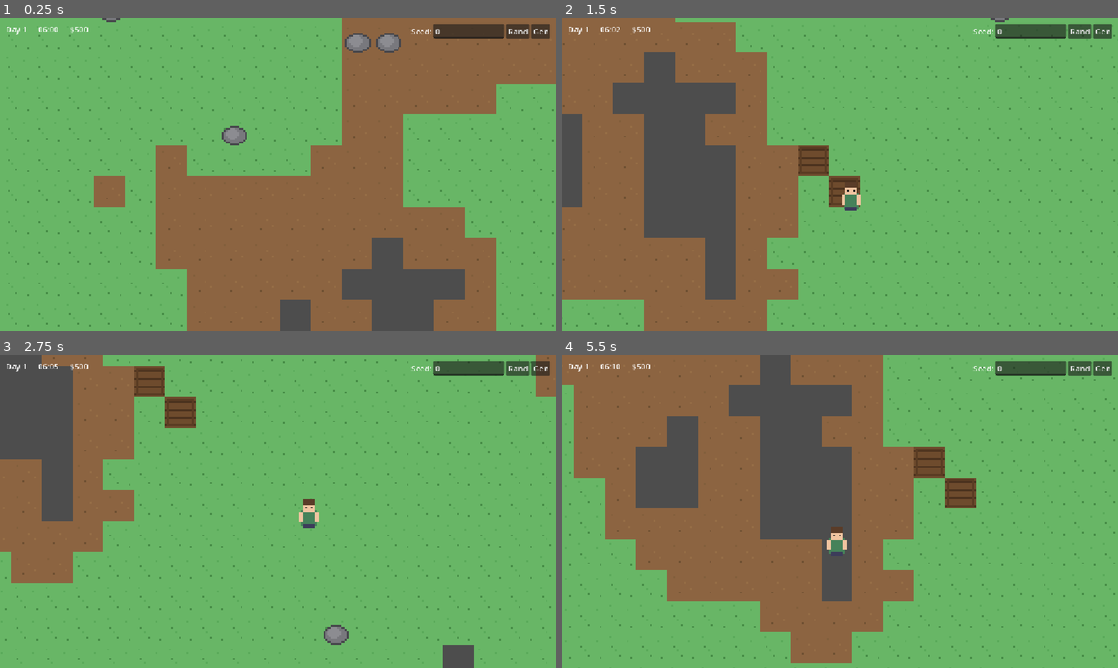
Above: before the commit, frames 1-4 (two rows, left to right).
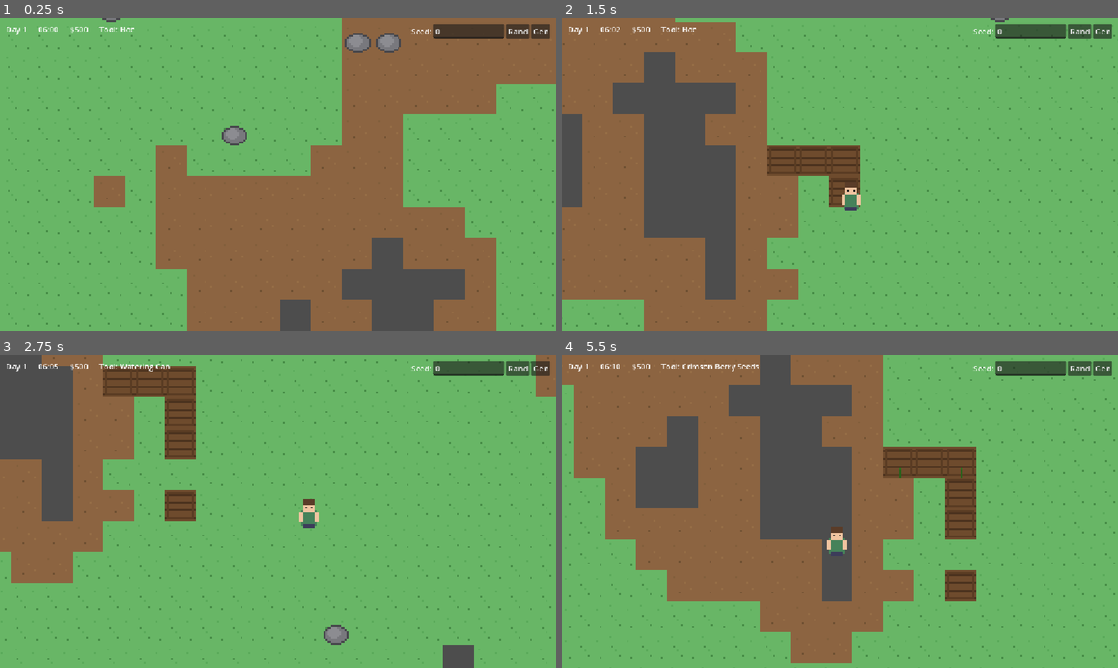
Above: after the commit, the same moments.

Repository: chrisriv10/Isles-of-Inconstance
Game: Godot game, scene res://scenes/Main.tscn
Same seed, same stepped clock (60 frames per second), same inputs: the game is played once before the commit and once after it.
Inputs:
- Up to frame 1 (0.25 s): no input
- Up to frame 2 (1.5 s): tap Enter at 0.5 s; hold D (move_right) 0.53-1.28 s; hold E (interact) 0.53-1.28 s; tap Space at 0.77, 1.07 s; tap F (till) at 0.8, 1.35 s; hold S (move_down) from 1.28 s (still down)
- Up to frame 3 (2.75 s): tap Space at 1.52, 1.82 s; tap 1 at 1.55, 2.1 s; release S (move_down) at 2.03 s; hold D (move_right) from 2.03 s (still down); tap 2 at 2.3 s
- Up to frame 4 (5.5 s): release D (move_right) at 2.78 s; hold W (move_up) 2.78-3.53 s; tap 2 at 2.85 s; tap Space at 3.02, 3.32, 3.77, 4.07, 4.52, 4.82, 5.3 s; tap 3 at 3.05, 3.6 s; hold A (move_left) 3.53-5.03 s; tap 4 at 3.8, 4.35 s; tap 5 at 4.55, 5.1 s; hold S (move_down) from 5.03 s (still down)

The runs differ from the first frame. In frame 1, less than 0.1% of the frame differs, in the area x 17-25%, y 2-5%; in frame 2, 1.1%; in frame 3, 2.3%; in frame 4, 2.4%, in the area x 17-75%, y 2-79%.

Commit message:
Add crop system, soil data, procedural crop generator and update existing scripts/scenes

Diff:
--- a/scenes/ui/HUD.tscn
+++ b/scenes/ui/HUD.tscn
@@ -35,6 +35,11 @@
 unique_name_in_owner = true
 layout_mode = 2
 text = "$500"
+
+[node name="ToolLabel" type="Label" parent="Root/TopBar"]
+unique_name_in_owner = true
+layout_mode = 2
+text = "Tool: Hoe"
 
 [node name="InteractionPrompt" type="Label" parent="Root"]
 unique_name_in_owner = true
--- /dev/null
+++ b/scenes/world/Crop.tscn
@@ -0,0 +1,8 @@
+[gd_scene load_steps=3 format=3]
+
+[ext_resource type="Script" path="res://scripts/world/Crop.gd" id="1"]
+
+[node name="Crop" type="Node2D"]
+script = ExtResource("1")
+
+[node name="Sprite2D" type="Sprite2D" parent="."]
--- a/scripts/autoload/DataManager.gd
+++ b/scripts/autoload/DataManager.gd
@@ -9,9 +9,11 @@
 var crops: Dictionary = {}       # id -> CropData
 var tile_types: Dictionary = {}  # id -> TileTypeData
 
+# The 3 crops generated for the current session, in slot order.
+var procedural_crops: Array[CropData] = []
+
 func _ready() -> void:
 	_register_default_tile_types()
-	_register_default_items()
 	_register_default_crops()
 
 # ---------------------------------------------------------------------------
@@ -42,6 +44,9 @@
 
 func get_all_tile_types() -> Array:
 	return tile_types.values()
+
+func get_procedural_crops() -> Array[CropData]:
+	return procedural_crops
 
 # ---------------------------------------------------------------------------
 # Default placeholder content.
@@ -112,34 +117,17 @@
 	# Tilled soil doesn't spawn naturally, so it has no noise range.
 	register_tile_type(tilled)
 
-func _register_default_items() -> void:
-	var seed_item := ItemData.new()
-	seed_item.id = "basic_seed"
-	seed_item.display_name = "Basic Seed"
-	seed_item.stack_size = 99
-	seed_item.sell_price = 2
-	register_item(seed_item)
-
-	var crop_yield := ItemData.new()
-	crop_yield.id = "basic_crop"
-	crop_yield.display_name = "Basic Crop"
-	crop_yield.stack_size = 99
-	crop_yield.sell_price = 10
-	register_item(crop_yield)
+	var watered_tilled := TileTypeData.new()
+	watered_tilled.id = "watered_tilled"
+	watered_tilled.atlas_coords = Vector2i(7, 0)
+	watered_tilled.walkable = true
+	watered_tilled.tillable = false
+	register_tile_type(watered_tilled)
 
 func _register_default_crops() -> void:
-	var crop := CropData.new()
-	crop.id = "basic_crop"
-	crop.display_name = "Basic Crop"
-	crop.days_to_grow = 4
-	crop.yield_item_id = "basic_crop"
-	crop.yield_amount = 1
-	var sheet := load("res://assets/sprites/crop_stages.png")
-	if sheet:
-		# Split the 64x16 sheet into 4 16x16 stage textures.
-		for i in range(4):
-			var atlas := AtlasTexture.new()
-			atlas.atlas = sheet
-			atlas.region = Rect2(i * 16, 0, 16, 16)
-			crop.growth_stage_textures.append(atlas)
-	register_crop(crop)
+	## Uses ProceduralCropGenerator to generate 3 unique crops each session.
+	## The RNG is seeded from OS time so every launch is different.
+	var rng := RandomNumberGenerator.new()
+	rng.randomize()
+	var generator := ProceduralCropGenerator.new()
+	procedural_crops = generator.generate_batch(3, rng)
--- a/scripts/data/CropData.gd
+++ b/scripts/data/CropData.gd
@@ -12,6 +12,16 @@
 @export var yield_amount: int = 1
 @export var regrows: bool = false
 @export var regrow_days: int = 2
+@export var requires_water: bool = true
+@export var modulate_color: Color = Color.WHITE
+
+# Procedural identity – populated by ProceduralCropGenerator
+@export var rarity: String = "Common"
+@export var color_trait: String = ""
+@export var shape_trait: String = ""
+@export var size_trait: String = ""
+@export var special_effect: String = ""
+@export var seed_item_id: String = ""     # ID of the matching seed item
 
 func get_stage_count() -> int:
 	return growth_stage_textures.size()
--- /dev/null
+++ b/scripts/data/CropTrait.gd
@@ -0,0 +1,28 @@
+extends Resource
+class_name CropTrait
+
+enum TraitType { PREFIX, ROOT }
+
+@export var type: TraitType = TraitType.PREFIX
+@export var name_part: String = ""
+@export var rarity_weight: int = 10 # Higher = more common
+
+# Identity / Text
+@export var color_trait: String = ""
+@export var shape_trait: String = ""
+@export var size_trait: String = ""
+@export var special_effect: String = ""
+
+# Visuals
+@export var modulate_color: Color = Color.WHITE
+
+# Stats Modifiers
+@export var days_to_grow_mod: int = 0
+@export var yield_amount_mod: int = 0
+@export var value_multiplier: float = 1.0
+
+# Booleans (can be overridden)
+# -1 means "don't override", 0 means false, 1 means true
+@export var requires_water_override: int = -1
+@export var regrows_override: int = -1
+@export var regrow_days_override: int = -1
--- a/scripts/player/Player.gd
+++ b/scripts/player/Player.gd
@@ -5,6 +5,10 @@
 ## World.gd - Player just asks those systems to act.
 
 signal facing_changed(direction: Vector2)
+signal active_tool_changed(tool_name: String)
+
+## Tools: 0=None, 1=Hoe, 2=WateringCan, 3-5=Seed slots driven by DataManager.procedural_crops
+enum Tool { NONE, HOE, WATERING_CAN, SEED_SLOT_1, SEED_SLOT_2, SEED_SLOT_3 }
 
 @export var speed: float = 90.0
 
@@ -12,6 +16,13 @@
 @onready var sprite: Sprite2D = $Sprite2D
 
 var facing_direction: Vector2 = Vector2.DOWN
+var active_tool: Tool = Tool.HOE
+
+func _ready() -> void:
+	call_deferred("_emit_initial_tool")
+
+func _emit_initial_tool() -> void:
+	_update_tool_ui()
 
 func _physics_process(_delta: float) -> void:
 	var input_direction := _get_input_direction()
@@ -26,8 +37,51 @@
 func _unhandled_input(event: InputEvent) -> void:
 	if event.is_action_pressed("interact"):
 		_try_interact()
-	if event.is_action_pressed("till"):
-		_try_till()
+	if event.is_action_pressed("till") or (event is InputEventKey and event.pressed and event.keycode == KEY_SPACE):
+		_try_use_tool()
+
+	if event is InputEventKey and event.pressed:
+		match event.keycode:
+			KEY_1: _set_tool(Tool.HOE)
+			KEY_2: _set_tool(Tool.WATERING_CAN)
+			KEY_3: _set_tool(Tool.SEED_SLOT_1)
+			KEY_4: _set_tool(Tool.SEED_SLOT_2)
+			KEY_5: _set_tool(Tool.SEED_SLOT_3)
+
+func _set_tool(tool: Tool) -> void:
+	active_tool = tool
+	_update_tool_ui()
+
+func _update_tool_ui() -> void:
+	var tool_name := "None"
+	match active_tool:
+		Tool.HOE:
+			tool_name = "Hoe"
+		Tool.WATERING_CAN:
+			tool_name = "Watering Can"
+		Tool.SEED_SLOT_1, Tool.SEED_SLOT_2, Tool.SEED_SLOT_3:
+			var crop := _get_crop_for_active_slot()
+			if crop:
+				tool_name = crop.display_name + " Seeds"
+			else:
+				tool_name = "Empty Slot"
+	active_tool_changed.emit(tool_name)
+
+func _get_crop_for_active_slot() -> CropData:
+	var slot_index := _tool_to_slot_index(active_tool)
+	if slot_index < 0:
+		return null
+	var proc_crops := DataManager.get_procedural_crops()
+	if slot_index < proc_crops.size():
+		return proc_crops[slot_index]
+	return null
+
+func _tool_to_slot_index(tool: Tool) -> int:
+	match tool:
+		Tool.SEED_SLOT_1: return 0
+		Tool.SEED_SLOT_2: return 1
+		Tool.SEED_SLOT_3: return 2
+	return -1
 
 func _get_input_direction() -> Vector2:
 	var dir := Vector2.ZERO
@@ -41,10 +95,28 @@
 
 func _try_interact() -> void:
 	if interactor and interactor.has_method("interact_with_nearest"):
-		interactor.interact_with_nearest()
+		var interacted: bool = interactor.interact_with_nearest()
+		if not interacted:
+			var world := get_tree().get_first_node_in_group("world")
+			if world and world.has_method("harvest_crop"):
+				var target_pos: Vector2 = global_position + facing_direction * 16.0
+				world.harvest_crop(target_pos)
 
-func _try_till() -> void:
+func _try_use_tool() -> void:
 	var world := get_tree().get_first_node_in_group("world")
-	if world and world.has_method("till_tile"):
-		var target_pos: Vector2 = global_position + facing_direction * 16.0
-		world.till_tile(target_pos)
+	if not world:
+		return
+
+	var target_pos: Vector2 = global_position + facing_direction * 16.0
+
+	match active_tool:
+		Tool.HOE:
+			if world.has_method("till_tile"):
+				world.till_tile(target_pos)
+		Tool.WATERING_CAN:
+			if world.has_method("water_tile"):
+				world.water_tile(target_pos)
+		Tool.SEED_SLOT_1, Tool.SEED_SLOT_2, Tool.SEED_SLOT_3:
+			var crop := _get_crop_for_active_slot()
+			if crop and world.has_method("plant_seed"):
+				world.plant_seed(target_pos, crop.id)
--- a/scripts/player/PlayerInteractor.gd
+++ b/scripts/player/PlayerInteractor.gd
@@ -38,10 +38,12 @@
 			nearest_dist = dist
 	return nearest
 
-func interact_with_nearest() -> void:
+func interact_with_nearest() -> bool:
 	var target := get_nearest()
 	if target and target.can_interact():
 		target.interact(get_owner())
 		if target.single_use:
 			_nearby.erase(target)
 			interactable_out_of_range.emit()
+		return true
+	return false
--- a/scripts/ui/HUD.gd
+++ b/scripts/ui/HUD.gd
@@ -13,6 +13,7 @@
 @onready var seed_input: LineEdit = %SeedInput
 @onready var random_button: Button = %RandomButton
 @onready var regenerate_button: Button = %RegenerateButton
+@onready var tool_label: Label = %ToolLabel
 
 func _ready() -> void:
 	GameManager.day_changed.connect(_on_day_changed)
@@ -30,10 +31,16 @@
 
 	var player := get_tree().get_first_node_in_group("player")
 	if player:
+		if player.has_signal("active_tool_changed"):
+			player.active_tool_changed.connect(_on_active_tool_changed)
+
 		var interactor: Area2D = player.get_node_or_null("Interactor")
 		if interactor:
 			interactor.interactable_in_range.connect(_on_interactable_in_range)
 			interactor.interactable_out_of_range.connect(_on_interactable_out_of_range)
+
+func _on_active_tool_changed(tool_name: String) -> void:
+	tool_label.text = "Tool: " + tool_name
 
 func set_seed_display(seed_value: int) -> void:
 	seed_input.text = str(seed_value)
--- /dev/null
+++ b/scripts/world/Crop.gd
@@ -0,0 +1,36 @@
+extends Node2D
+class_name Crop
+
+@onready var sprite: Sprite2D = $Sprite2D
+
+var crop_id: String = ""
+var days_grown: int = 0
+
+func setup(p_crop_id: String, p_days_grown: int = 0) -> void:
+	crop_id = p_crop_id
+	days_grown = p_days_grown
+	_update_visuals()
+
+func grow() -> void:
+	days_grown += 1
+	_update_visuals()
+
+func is_mature() -> bool:
+	var crop_data := DataManager.get_crop(crop_id)
+	if not crop_data:
+		return false
+	return days_grown >= crop_data.days_to_grow
+
+func harvest() -> void:
+	# Called by World when harvesting.
+	# Reset days_grown if it regrows, or we just rely on World to queue_free() if not.
+	var crop_data := DataManager.get_crop(crop_id)
+	if crop_data and crop_data.regrows:
+		days_grown = crop_data.regrow_days
+		_update_visuals()
+
+func _update_visuals() -> void:
+	var crop_data := DataManager.get_crop(crop_id)
+	if crop_data:
+		sprite.texture = crop_data.get_texture_for_growth(days_grown)
+		sprite.modulate = crop_data.modulate_color
--- /dev/null
+++ b/scripts/world/ProceduralCropGenerator.gd
@@ -0,0 +1,268 @@
+class_name ProceduralCropGenerator
+extends RefCounted
+
+## Generates unique CropData instances by combining PREFIX and ROOT CropTraits.
+## Adding new traits here alone is enough to expand the combinatorial space –
+## no other script needs to change.
+##
+## Rarity is determined by the *lowest* weight among the two chosen traits:
+##   weight >= 40  -> Common
+##   weight >= 20  -> Uncommon
+##   weight >= 8   -> Rare
+##   weight >= 3   -> Epic
+##   weight <  3   -> Legendary
+
+# ---------------------------------------------------------------------------
+# Trait Library
+# ---------------------------------------------------------------------------
+
+var _prefixes: Array[CropTrait] = []
+var _roots: Array[CropTrait] = []
+
+func _init() -> void:
+	_build_prefix_library()
+	_build_root_library()
+
+
+func _build_prefix_library() -> void:
+	# ---- Colors / Themes ----
+	_add_prefix("Azure",    Color(0.3, 0.6, 1.0),  "blue",    "",        "",       0,   0, 1.2, 40)
+	_add_prefix("Crimson",  Color(0.9, 0.2, 0.2),  "red",     "",        "",       0,   0, 1.3, 35)
+	_add_prefix("Golden",   Color(1.0, 0.85, 0.2), "gold",    "",        "",       0,   1, 1.6, 20)
+	_add_prefix("Pale",     Color(0.9, 0.9, 0.8),  "white",   "",        "",       1,   0, 0.9, 40)
+	_add_prefix("Void",     Color(0.15,0.05,0.25), "black",   "",        "",       2,  -1, 2.5, 3)
+	_add_prefix("Ember",    Color(1.0, 0.5, 0.1),  "orange",  "",        "",       0,   0, 1.4, 25)
+	_add_prefix("Verdant",  Color(0.2, 0.8, 0.3),  "green",   "",        "",      -1,   1, 1.1, 45)
+	_add_prefix("Violet",   Color(0.7, 0.3, 0.9),  "purple",  "",        "",       0,   0, 1.35,30)
+	_add_prefix("Ivory",    Color(1.0, 0.95, 0.85),"white",   "",        "lustrous",1,  1, 1.5, 15)
+	_add_prefix("Obsidian", Color(0.1, 0.1, 0.15), "black",   "",        "heavy",  3,  -1, 2.0,  5)
+	_add_prefix("Rose",     Color(1.0, 0.6, 0.7),  "pink",    "",        "",       0,   1, 1.25,35)
+	_add_prefix("Gilded",   Color(1.0, 0.9, 0.3),  "gold",    "",        "shining",0,   2, 2.2,  8)
+	_add_prefix("Ashen",    Color(0.6, 0.6, 0.6),  "gray",    "",        "",       2,  -1, 1.1, 40)
+	_add_prefix("Cobalt",   Color(0.2, 0.35, 0.9), "blue",    "",        "",       1,   0, 1.45,18)
+	_add_prefix("Thorn",    Color(0.45,0.6, 0.3),  "green",   "spiky",   "barbed",-1,   0, 1.55,12)
+	_add_prefix("Twisted",  Color(0.55,0.4, 0.2),  "brown",   "gnarled", "cursed", 3,  -2, 1.8,  8)
+	_add_prefix("Luminous", Color(0.95,0.95,0.5),  "yellow",  "",        "glowing",-2,  0, 1.9,  6)
+	_add_prefix("Shadow",   Color(0.2, 0.1, 0.3),  "dark",    "",        "shadowed",1, -1, 1.7,  9)
+	_add_prefix("Crystal",  Color(0.7, 0.95, 1.0), "clear",   "faceted", "brittle",-3,  0, 3.0,  2)
+	_add_prefix("Fungal",   Color(0.5, 0.7, 0.45), "mottled", "bumpy",   "sporing", 0,  0, 1.15,42, false)
+
+
+func _build_root_library() -> void:
+	# ---- Base Plant Forms ----
+	_add_root("Melon",     2, -1, 1.0, 40, true)
+	_add_root("Berry",     1,  1, 0.9, 45, true,  true, 2)
+	_add_root("Root",      3,  0, 0.85,38, true)
+	_add_root("Vine",      3,  1, 1.0, 35, true)
+	_add_root("Bulb",      2,  0, 0.9, 30, true)
+	_add_root("Stalk",     4, -1, 0.8, 42, true)
+	_add_root("Pod",       2,  1, 1.0, 40, true)
+	_add_root("Bloom",     2,  2, 1.2, 22, true)
+	_add_root("Cactus",    4,  0, 1.1, 38, false)
+	_add_root("Fungus",    3,  0, 0.95,35, false)
+	_add_root("Tuber",     3,  0, 1.0, 40, true)
+	_add_root("Frond",     2,  1, 0.9, 28, true)
+	_add_root("Knob",      2,  0, 0.8, 45, true)
+	_add_root("Cap",       2,  1, 1.05,30, false)
+	_add_root("Sprig",     1,  2, 1.15,20, true,  true, 3)
+	_add_root("Clump",     3, -1, 0.75,45, true)
+	_add_root("Shard",     2,  0, 1.3, 10, false)
+	_add_root("Husk",      4, -2, 0.7, 48, false)
+	_add_root("Plume",     1,  2, 1.4, 15, true)
+	_add_root("Tendril",   3,  1, 1.0, 38, true,  true, 4)
+
+
+# ---------------------------------------------------------------------------
+# Builder Helpers
+# ---------------------------------------------------------------------------
+
+func _add_prefix(name_part: String, color: Color, color_trait: String,
+		shape_trait: String, special_effect: String,
+		days_mod: int, yield_mod: int, value_mult: float,
+		weight: int, requires_water_bool: bool = true) -> void:
+	var t := CropTrait.new()
+	t.type = CropTrait.TraitType.PREFIX
+	t.name_part = name_part
+	t.modulate_color = color
+	t.color_trait = color_trait
+	t.shape_trait = shape_trait
+	t.special_effect = special_effect
+	t.days_to_grow_mod = days_mod
+	t.yield_amount_mod = yield_mod
+	t.value_multiplier = value_mult
+	t.rarity_weight = weight
+	t.requires_water_override = 1 if requires_water_bool else 0
+	_prefixes.append(t)
+
+
+func _add_root(name_part: String, base_days: int, yield_mod: int,
+		value_mult: float, weight: int, requires_water_bool: bool,
+		regrows_bool: bool = false, regrow_days_val: int = 2) -> void:
+	var t := CropTrait.new()
+	t.type = CropTrait.TraitType.ROOT
+	t.name_part = name_part
+	t.days_to_grow_mod = base_days   # ROOT days_mod is the BASE days to grow
+	t.yield_amount_mod = yield_mod
+	t.value_multiplier = value_mult
+	t.rarity_weight = weight
+	t.requires_water_override = 1 if requires_water_bool else 0
+	t.regrows_override = 1 if regrows_bool else 0
+	t.regrow_days_override = regrow_days_val
+	_roots.append(t)
+
+
+# ---------------------------------------------------------------------------
+# Generation
+# ---------------------------------------------------------------------------
+
+## Generates [count] unique CropData+ItemData pairs, registers them with
+## DataManager, and returns the list of generated CropData resources.
+func generate_batch(count: int, rng: RandomNumberGenerator) -> Array[CropData]:
+	var results: Array[CropData] = []
+	var used_names: Dictionary = {}
+
+	var attempts := 0
+	while results.size() < count and attempts < count * 30:
+		attempts += 1
+		var crop := _generate_one(rng)
+		if crop == null or used_names.has(crop.display_name):
+			continue
+		used_names[crop.display_name] = true
+		results.append(crop)
+
+	return results
+
+
+func _generate_one(rng: RandomNumberGenerator) -> CropData:
+	var prefix := _pick_weighted(rng, _prefixes)
+	var root   := _pick_weighted(rng, _roots)
+	if prefix == null or root == null:
+		return null
+
+	var crop_name := prefix.name_part + " " + root.name_part
+	var crop_id   := crop_name.to_lower().replace(" ", "_")
+
+	# -- Build stats --
+	var base_days   := 3 + root.days_to_grow_mod + prefix.days_to_grow_mod
+	var days_final  := clampi(base_days, 1, 14)
+	var yield_final := clampi(1 + root.yield_amount_mod + prefix.yield_amount_mod, 1, 5)
+	var value_mult  := root.value_multiplier * prefix.value_multiplier
+	var base_price  := int(10.0 * value_mult)
+	var requires_water := true
+	if prefix.requires_water_override != -1:
+		requires_water = prefix.requires_water_override == 1
+	if root.requires_water_override != -1 and root.requires_water_override == 0:
+		requires_water = false
+
+	var regrows := false
+	var regrow_days := 2
+	if root.regrows_override == 1:
+		regrows = true
+		regrow_days = root.regrow_days_override
+
+	var min_weight: float = min(prefix.rarity_weight, root.rarity_weight)
+	var rarity := _weight_to_rarity(min_weight)
+
+	# -- Build the grow stages textures array --
+	var stages: Array[Texture2D] = []
+	var sheet := load("res://assets/sprites/crop_stages.png")
+	if sheet:
+		for i in range(4):
+			var atlas := AtlasTexture.new()
+			atlas.atlas = sheet
+			atlas.region = Rect2(i * 16, 0, 16, 16)
+			stages.append(atlas)
+
+	# -- Assemble CropData --
+	var crop := CropData.new()
+	crop.id = crop_id
+	crop.display_name = crop_name
+	crop.days_to_grow = days_final
+	crop.yield_item_id = crop_id + "_yield"
+	crop.seed_item_id  = crop_id + "_seed"
+	crop.yield_amount  = yield_final
+	crop.regrows       = regrows
+	crop.regrow_days   = regrow_days
+	crop.requires_water = requires_water
+	crop.modulate_color = prefix.modulate_color
+	crop.rarity        = rarity
+	crop.color_trait   = prefix.color_trait
+	crop.shape_trait   = prefix.shape_trait if prefix.shape_trait != "" else root.name_part.to_lower()
+	crop.size_trait    = _days_to_size(days_final)
+	crop.special_effect = prefix.special_effect
+	crop.growth_stage_textures = stages
+
+	# -- Yield item --
+	var yield_item := ItemData.new()
+	yield_item.id = crop_id + "_yield"
+	yield_item.display_name = crop_name
+	yield_item.stack_size = 99
+	yield_item.sell_price = base_price
+	yield_item.description = _build_description(crop)
+
+	# -- Seed item --
+	var seed_item := ItemData.new()
+	seed_item.id = crop_id + "_seed"
+	seed_item.display_name = crop_name + " Seed"
+	seed_item.stack_size = 99
+	seed_item.sell_price = maxi(1, base_price / 4)
+	seed_item.description = "Plant on tilled soil."
+
+	DataManager.register_crop(crop)
+	DataManager.register_item(yield_item)
+	DataManager.register_item(seed_item)
+
+	return crop
+
+
+func _pick_weighted(rng: RandomNumberGenerator, pool: Array) -> CropTrait:
+	if pool.is_empty():
+		return null
+	var total := 0
+	for t in pool:
+		total += t.rarity_weight
+	var roll := rng.randi_range(0, total - 1)
+	var running := 0
+	for t in pool:
+		running += t.rarity_weight
+		if roll < running:
+			return t
+	return pool[-1]
+
+
+func _weight_to_rarity(weight: int) -> String:
+	if weight >= 40:
+		return "Common"
+	elif weight >= 20:
+		return "Uncommon"
+	elif weight >= 8:
+		return "Rare"
+	elif weight >= 3:
+		return "Epic"
+	return "Legendary"
+
+
+func _days_to_size(days: int) -> String:
+	if days <= 2:
+		return "tiny"
+	elif days <= 4:
+		return "small"
+	elif days <= 7:
+		return "medium"
+	elif days <= 10:
+		return "large"
+	return "massive"
+
+
+func _build_description(crop: CropData) -> String:
+	var parts: Array[String] = []
+	if crop.color_trait != "":
+		parts.append(crop.color_trait.capitalize())
+	if crop.shape_trait != "":
+		parts.append(crop.shape_trait)
+	if crop.size_trait != "":
+		parts.append(crop.size_trait)
+	if crop.special_effect != "":
+		parts.append("— " + crop.special_effect)
+	parts.append("| %d days | Rarity: %s" % [crop.days_to_grow, crop.rarity])
+	return " ".join(parts)
--- /dev/null
+++ b/scripts/world/SoilData.gd
@@ -0,0 +1,7 @@
+class_name SoilData
+extends RefCounted
+
+var is_tilled: bool = false
+var is_watered: bool = false
+var crop_id: String = ""
+var days_grown: int = 0
--- a/scripts/world/World.gd
+++ b/scripts/world/World.gd
@@ -6,6 +6,7 @@
 
 const TILE_SIZE: int = 16
 const OBJECT_SCENE: PackedScene = preload("res://scenes/objects/Interactable.tscn")
+const CROP_SCENE: PackedScene = preload("res://scenes/world/Crop.tscn")
 
 @export var world_width: int = 40
 @export var world_height: int = 40
@@ -17,8 +18,11 @@
 
 var _tile_grid: Array = []
 var _generator: WorldGenerator
+var _soil_data: Dictionary = {}
+var _crop_nodes: Dictionary = {}
 
 func _ready() -> void:
+	GameManager.day_changed.connect(_on_day_changed)
 	generate_world()
 
 func generate_world() -> void:
@@ -36,6 +40,8 @@
 	ground_layer.clear()
 	for child in objects_root.get_children():
 		child.queue_free()
+	_soil_data.clear()
+	_crop_nodes.clear()
 
 func _paint_ground() -> void:
 	for y in range(world_height):
@@ -65,8 +71,7 @@
 	return Vector2i(floori(world_pos.x / TILE_SIZE), floori(world_pos.y / TILE_SIZE))
 
 # ---------------------------------------------------------------------------
-# Farming actions - simple prototype implementation, safe to extend later
-# (e.g. plant_crop, water_tile, harvest_tile).
+# Farming actions
 # ---------------------------------------------------------------------------
 
 func till_tile(world_pos: Vector2) -> bool:
@@ -77,10 +82,81 @@
 	var tile_type: TileTypeData = DataManager.get_tile_type(tile_id)
 	if tile_type == null or not tile_type.tillable:
 		return false
+	if _soil_data.has(cell) and _soil_data[cell].is_tilled:
+		return false
+
 	_tile_grid[cell.y][cell.x] = "tilled"
+
+	var soil := SoilData.new()
+	soil.is_tilled = true
+	_soil_data[cell] = soil
+
 	var tilled_type: TileTypeData = DataManager.get_tile_type("tilled")
 	ground_layer.set_cell(cell, 0, tilled_type.atlas_coords)
 	return true
 
+func water_tile(world_pos: Vector2) -> bool:
+	var cell := world_to_cell(world_pos)
+	if not _soil_data.has(cell) or not _soil_data[cell].is_tilled or _soil_data[cell].is_watered:
+		return false
+	_soil_data[cell].is_watered = true
+	var watered_type: TileTypeData = DataManager.get_tile_type("watered_tilled")
+	ground_layer.set_cell(cell, 0, watered_type.atlas_coords)
+	return true
+
+func plant_seed(world_pos: Vector2, crop_id: String) -> bool:
+	var cell := world_to_cell(world_pos)
+	if not _soil_data.has(cell) or not _soil_data[cell].is_tilled or _soil_data[cell].crop_id != "":
+		return false
+
+	_soil_data[cell].crop_id = crop_id
+	_soil_data[cell].days_grown = 0
+
+	var crop: Crop = CROP_SCENE.instantiate()
+	objects_root.add_child(crop)
+	crop.global_position = cell_to_world(cell)
+	crop.setup(crop_id, 0)
+	_crop_nodes[cell] = crop
+	return true
+
+func harvest_crop(world_pos: Vector2) -> bool:
+	var cell := world_to_cell(world_pos)
+	if not _crop_nodes.has(cell):
+		return false
+	var crop: Crop = _crop_nodes[cell]
+	if not crop.is_mature():
+		return false
+
+	var crop_data := DataManager.get_crop(crop.crop_id)
+	if crop_data:
+		var yield_item := DataManager.get_item(crop_data.yield_item_id)
+		if yield_item:
+			GameManager.add_money(yield_item.sell_price * crop_data.yield_amount)
+
+	if crop_data.regrows:
+		crop.harvest()
+		_soil_data[cell].days_grown = crop_data.regrow_days
+	else:
+		crop.queue_free()
+		_crop_nodes.erase(cell)
+		_soil_data[cell].crop_id = ""
+		_soil_data[cell].days_grown = 0
+	return true
+
+func _on_day_changed(_day: int) -> void:
+	for cell in _soil_data.keys():
+		var soil: SoilData = _soil_data[cell]
+		if soil.crop_id != "":
+			var crop_data := DataManager.get_crop(soil.crop_id)
+			if crop_data and (not crop_data.requires_water or soil.is_watered):
+				soil.days_grown += 1
+				if _crop_nodes.has(cell):
+					_crop_nodes[cell].grow()
+
+		# Soil dries out every day
+		soil.is_watered = false
+		var tilled_type: TileTypeData = DataManager.get_tile_type("tilled")
+		ground_layer.set_cell(cell, 0, tilled_type.atlas_coords)
+
 func _is_in_bounds(cell: Vector2i) -> bool:
 	return cell.x >= 0 and cell.y >= 0 and cell.x < world_width and cell.y < world_height
--- a/tilesets/ground_tileset.tres
+++ b/tilesets/ground_tileset.tres
@@ -12,6 +12,7 @@
 4:0/0 = 0
 5:0/0 = 0
 6:0/0 = 0
+7:0/0 = 0
 
 [resource]
 tile_size = Vector2i(16, 16)
Not shown, added: scripts/data/CropTrait.gd.uid
Not shown, added: scripts/world/Crop.gd.uid
Not shown, added: scripts/world/ProceduralCropGenerator.gd.uid
Not shown, added: scripts/world/SoilData.gd.uid
